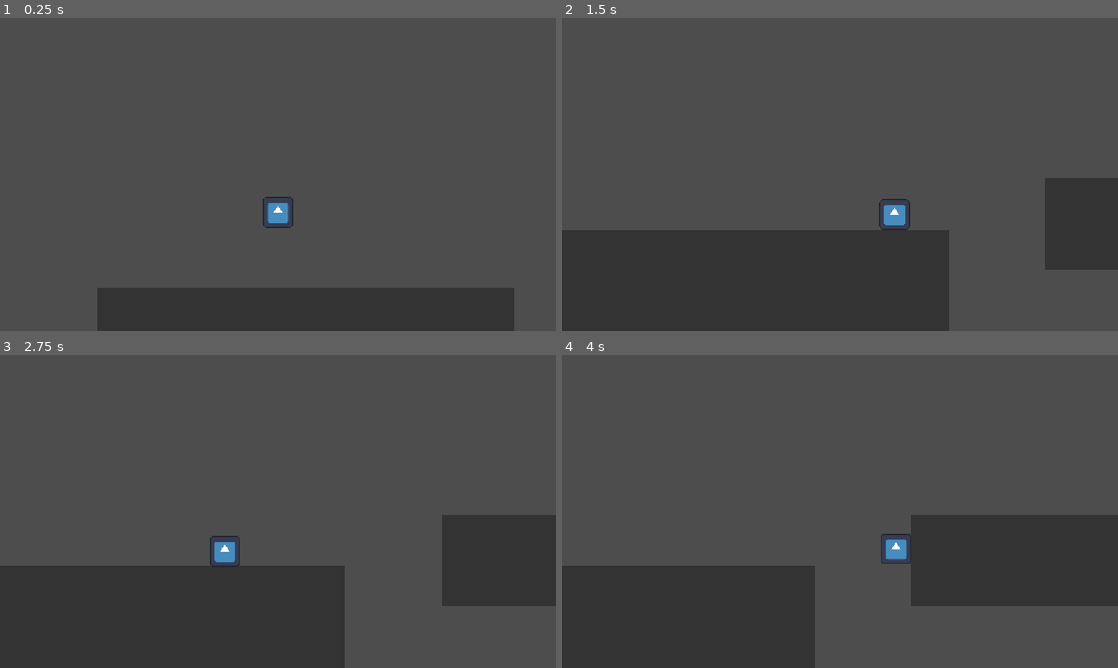
Above: before the commit, frames 1-4 (two rows, left to right).
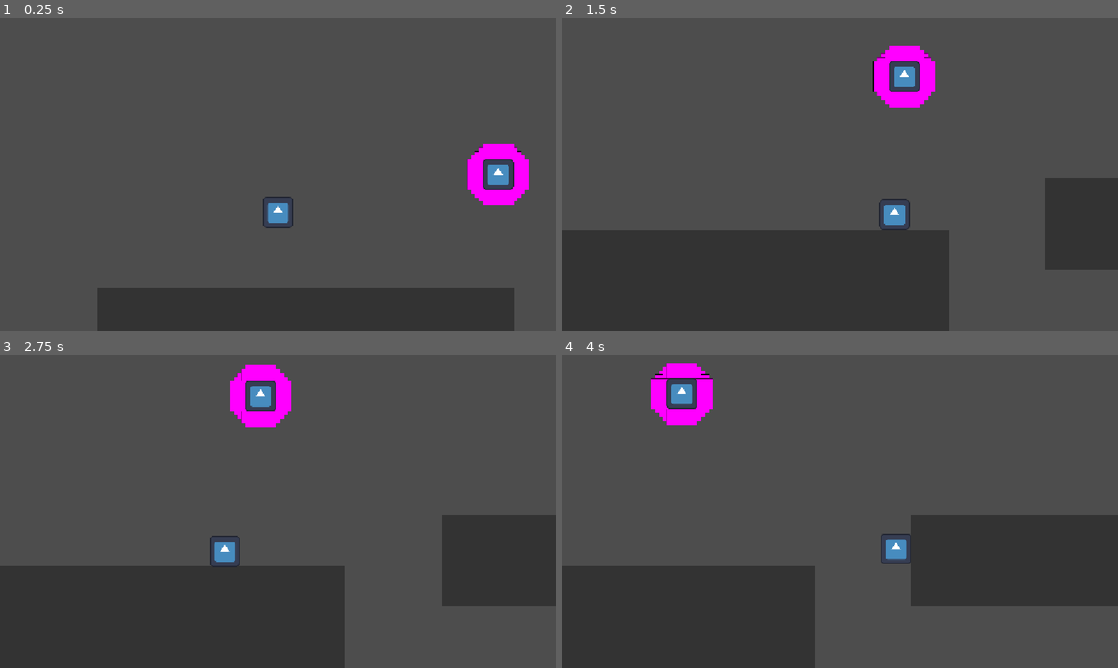
Above: after the commit, the same moments.

Repository: VSathvikReddy/Let-s-figure-it-out
Game: Godot game, scene res://game_objects/level.tscn
Same seed, same stepped clock (60 frames per second), same inputs: the game is played once before the commit and once after it. The engine's default icon, where the game draws it, is replaced by a stand-in: a white triangle on a blue panel in a dark square.
Inputs:
- Up to frame 1 (0.25 s): no input
- Up to frame 2 (1.5 s): hold D (move_right) from 0.53 s (still down); tap Shift (dash) at 0.6, 1.35 s; tap Space (jump) at 0.77 s
- Up to frame 3 (2.75 s): tap Space (jump) at 1.52 s; release D (move_right) at 2.03 s; hold A (move_left) from 2.03 s (still down); tap Shift (dash) at 2.1 s
- Up to frame 4 (4 s): release A (move_left) at 2.78 s; hold D (move_right) from 2.78 s (still down); tap Shift (dash) at 2.85, 3.6 s; tap Space (jump) at 3.02, 3.77 s

The runs differ from the first frame. In frame 1, 1.6% of the frame differs, in the area x 84-96%, y 40-60%; in frame 2, 1.6%, in the area x 55-68%, y 8-29%; in frame 3, 1.6%; in frame 4, 1.6%.

Commit message:
Added Bomber
Bomber maxxing time (The player has to have a take_damage function to die or take damage which i have not done to merge conflicts.)

Diff:
--- /dev/null
+++ b/game_objects/bomber.tscn
@@ -0,0 +1,66 @@
+[gd_scene format=3 uid="uid://bgggmdmw3ihsv"]
+
+[ext_resource type="Script" uid="uid://dl7so41ed7l3r" path="res://game_objects/suicidebomber/bomber.gd" id="1_kpdca"]
+[ext_resource type="Texture2D" uid="uid://b8ajht7gn015s" path="res://icon.svg" id="2_yvlhf"]
+
+[sub_resource type="CircleShape2D" id="CircleShape2D_lisrb"]
+radius = 64.0
+
+[sub_resource type="NoiseTexture2D" id="NoiseTexture2D_p2axc"]
+
+[sub_resource type="NoiseTexture2D" id="NoiseTexture2D_unkvp"]
+
+[sub_resource type="RectangleShape2D" id="RectangleShape2D_unkvp"]
+size = Vector2(64, 64)
+
+[sub_resource type="CircleShape2D" id="CircleShape2D_imlyv"]
+radius = 192.0
+
+[node name="CharacterBody2D" type="CharacterBody2D" unique_id=383231011]
+script = ExtResource("1_kpdca")
+wander_speed = 80.0
+
+[node name="ContactZone" type="Area2D" parent="." unique_id=1997828865]
+
+[node name="CollisionShape2D" type="CollisionShape2D" parent="ContactZone" unique_id=1214147480]
+shape = SubResource("CircleShape2D_lisrb")
+
+[node name="Sprite2D" type="Sprite2D" parent="ContactZone" unique_id=135409496]
+position = Vector2(-4.7683716e-07, 2.3841858e-07)
+scale = Vector2(0.1875, 0.1875)
+texture = SubResource("NoiseTexture2D_p2axc")
+
+[node name="Sprite2D2" type="Sprite2D" parent="ContactZone" unique_id=2005485021]
+position = Vector2(-8.34465e-06, 1.5258789e-05)
+scale = Vector2(0.21874996, 0.15625)
+texture = SubResource("NoiseTexture2D_unkvp")
+
+[node name="Sprite2D3" type="Sprite2D" parent="ContactZone" unique_id=1020677020]
+position = Vector2(-9.536743e-07, 1.4305115e-06)
+scale = Vector2(0.15624999, 0.21875)
+texture = SubResource("NoiseTexture2D_unkvp")
+
+[node name="Sprite2D4" type="Sprite2D" parent="ContactZone" unique_id=1719015519]
+position = Vector2(0, -7.1525574e-06)
+scale = Vector2(0.12499999, 0.24999999)
+texture = SubResource("NoiseTexture2D_unkvp")
+
+[node name="Sprite2D5" type="Sprite2D" parent="ContactZone" unique_id=628618086]
+position = Vector2(9.536743e-07, 9.536743e-07)
+scale = Vector2(0.24999999, 0.12499999)
+texture = SubResource("NoiseTexture2D_unkvp")
+
+[node name="Sprite2D" type="Sprite2D" parent="." unique_id=1269660307]
+scale = Vector2(0.5, 0.5)
+texture = ExtResource("2_yvlhf")
+
+[node name="CollisionShape2D" type="CollisionShape2D" parent="." unique_id=1265723178]
+shape = SubResource("RectangleShape2D_unkvp")
+
+[node name="DetectionZone" type="Area2D" parent="." unique_id=1879149565]
+
+[node name="CollisionShape2D" type="CollisionShape2D" parent="DetectionZone" unique_id=698208122]
+shape = SubResource("CircleShape2D_imlyv")
+
+[node name="WanderTimer" type="Timer" parent="." unique_id=679996144]
+wait_time = 2.0
--- a/game_objects/level.tscn
+++ b/game_objects/level.tscn
@@ -2,6 +2,7 @@
 
 [ext_resource type="PackedScene" uid="uid://nne7qo4klnfv" path="res://game_objects/platform.tscn" id="1_mdd7a"]
 [ext_resource type="PackedScene" uid="uid://s5hr7fjvebjl" path="res://game_objects/player/player.tscn" id="2_6k384"]
+[ext_resource type="PackedScene" uid="uid://bgggmdmw3ihsv" path="res://game_objects/bomber.tscn" id="3_6k384"]
 
 [node name="Node2D" type="Node2D" unique_id=69863871]
 
@@ -13,6 +14,9 @@
 position = Vector2(189, 492)
 scale = Vector2(13.52, 4)
 
-[node name="Player" parent="." unique_id=1197660823 instance=ExtResource("2_6k384")]
+[node name="Player" parent="." unique_id=1197660823 groups=["Player"] instance=ExtResource("2_6k384")]
 position = Vector2(132, 178)
 APEX_GRAVITY_MULT = 0.9
+
+[node name="CharacterBody2D" parent="." unique_id=383231011 instance=ExtResource("3_6k384")]
+position = Vector2(600, 144)
--- /dev/null
+++ b/game_objects/suicidebomber/bomber.gd
@@ -0,0 +1,70 @@
+extends CharacterBody2D
+
+@export var chase_speed: float = 120.0
+@export var wander_speed: float = 40.0
+@export var explosion_damage: int = 20
+
+var target_player: Node2D = null
+var wander_direction: Vector2 = Vector2.ZERO
+
+@onready var detection_zone: Area2D = $DetectionZone
+@onready var contact_zone: Area2D = $ContactZone
+@onready var wander_timer: Timer = $WanderTimer
+
+func _ready() -> void:
+	# Wire up all signals via code
+	detection_zone.body_entered.connect(_on_detection_zone_entered)
+	detection_zone.body_exited.connect(_on_detection_zone_exited)
+	contact_zone.body_entered.connect(_on_contact_zone_entered)
+	wander_timer.timeout.connect(_on_wander_timer_timeout)
+
+	# Initialize wandering state
+	_pick_new_wander_direction()
+	wander_timer.start()
+
+func _physics_process(_delta: float) -> void:
+	if target_player:
+		# Chase logic
+		var direction = global_position.direction_to(target_player.global_position)
+		velocity = direction * chase_speed
+	else:
+		# Wander logic
+		velocity = wander_direction * wander_speed
+
+	move_and_slide()
+
+func _pick_new_wander_direction() -> void:
+	# Pick a random 2D vector for idle movement
+	wander_direction = Vector2(randf_range(-1.0, 1.0), randf_range(-1.0, 1.0)).normalized()
+
+func _on_wander_timer_timeout() -> void:
+	# Change direction every time the timer ticks, if not chasing
+	if not target_player:
+		_pick_new_wander_direction()
+
+func _on_detection_zone_entered(body: Node2D) -> void:
+	if body.is_in_group("Player"):
+		target_player = body
+
+func _on_detection_zone_exited(body: Node2D) -> void:
+	if body == target_player:
+		target_player = null
+		_pick_new_wander_direction()
+
+func _on_contact_zone_entered(body: Node2D) -> void:
+	if body.is_in_group("Player"):
+		_explode(body)
+
+func _explode(player_node: Node2D) -> void:
+	# 1. Apply damage to the player.
+	# Make sure your player script has a take_damage() function!
+	if player_node.has_method("take_damage"):
+		player_node.take_damage(explosion_damage)
+
+	# 2. (Optional) Instantiate an explosion particle effect here
+	# var effect = explosion_scene.instantiate()
+	# get_parent().add_child(effect)
+	# effect.global_position = global_position
+
+	# 3. Destroy this enemy
+	queue_free()
--- a/project.godot
+++ b/project.godot
@@ -19,6 +19,10 @@
 
 window/stretch/mode="canvas_items"
 window/stretch/aspect="expand"
+
+[global_group]
+
+Player=""
 
 [input]
 
Not shown, added: game_objects/suicidebomber/bomber.gd.uid
